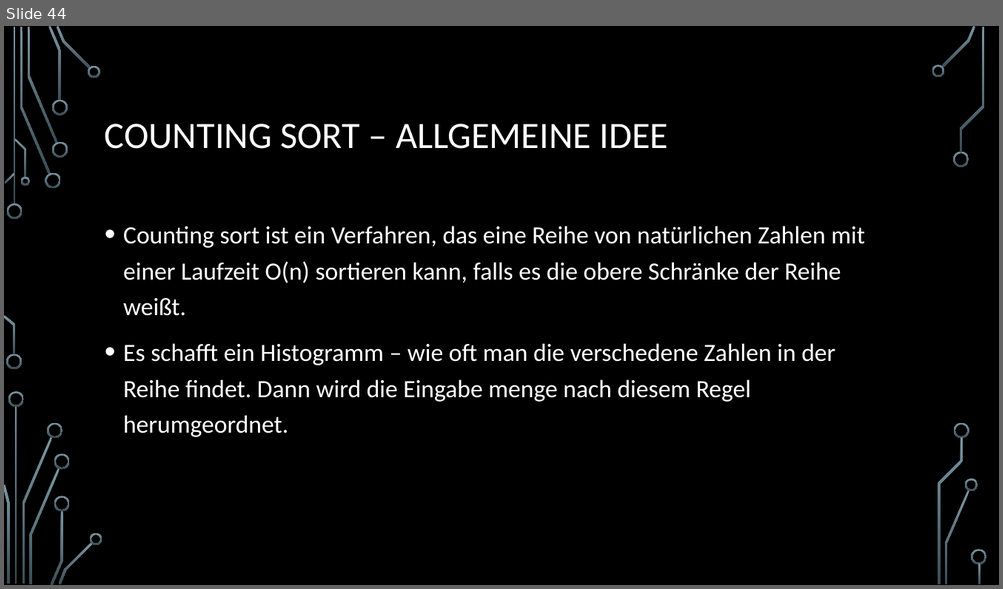
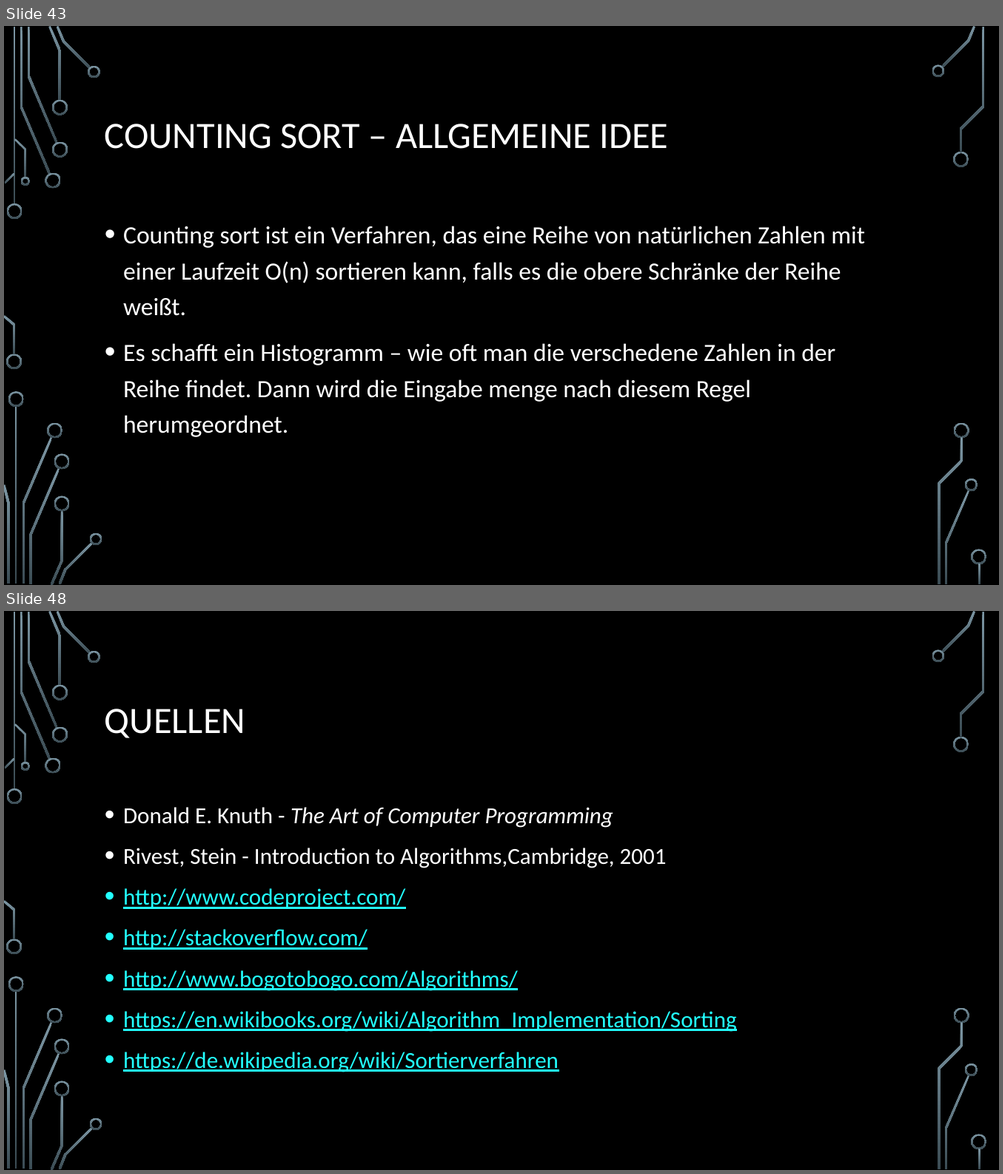
Before and after one commit to d-petrov/SortingAlgorithms, a slide deck: docs/sorting algorithms - presentation/Sortierverfahren.pptx. Shown one above the other, each under a label of ours: slide 44 before the commit, slides 43 and 48 after it; the slides between them are not shown. The pictures are 1003x589 and 1003x1174 pixels, drawn with LibreOffice and Linux fonts; fonts in the diff are those of the drawing; background and template pictures are left out. Boxes give left, top, right and bottom in pixels: in the first picture for what was removed or moved away, otherwise in the second. Text is boxed around its words. In the diff, an @@ line names an element or a change of style, - is before the commit and + after.

```diff
--- a/docs/sorting algorithms - presentation/Sortierverfahren.pptx
+++ b/docs/sorting algorithms - presentation/Sortierverfahren.pptx
@@ slide 48 added at [4,611,999,1170], background picture (left out); not listed: 36 template elements that a slide beside it also shows @@
@@ title added at [105,709,245,738], 36 pt, text #FFFFFF @@
+QUELLEN
@@ text added at [123,807,737,1073], 22.2 pt, text #22FFFF, underline @@
+• Donald E. Knuth - The Art of Computer Programming
+• Rivest, Stein - Introduction to Algorithms,Cambridge, 2001
+• http://www.codeproject.com/
+• http://stackoverflow.com/
+• http://www.bogotobogo.com/Algorithms/
+• https://en.wikibooks.org/wiki/Algorithm_Implementation/Sorting
+• https://de.wikipedia.org/wiki/Sortierverfahren
@@ what was slide 44 is now slide 43 @@
```
Also in this commit, not shown: 2 slides changed, 4 other slides added, 1 slide removed.
